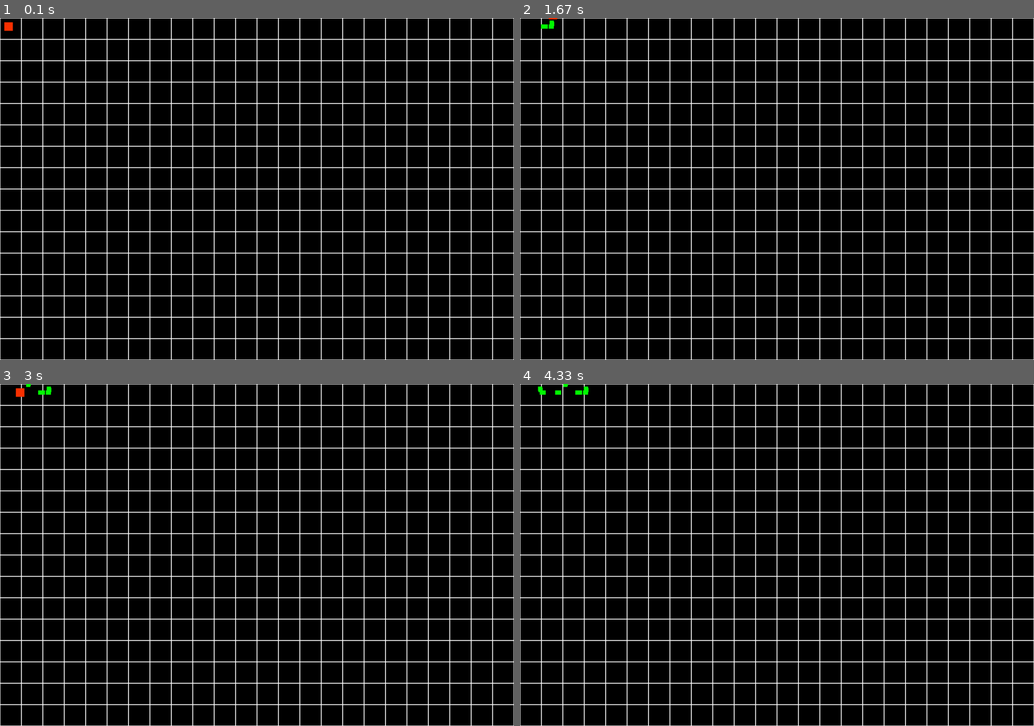
Above: before the commit, frames 1-4 (two rows, left to right).
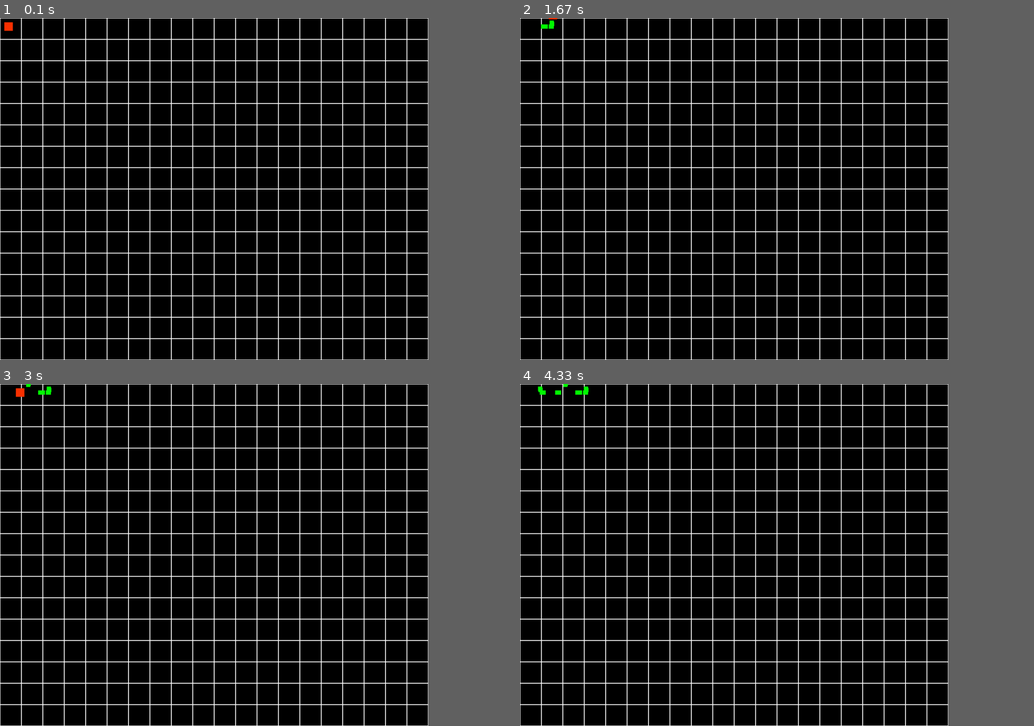
Above: after the commit, the same moments.

Repository: will-hd/Tank-Trouble
Game: pygame game, started from run.py
Two runs of this game, one before a commit and one after it. Both use one fixed random seed, a clock stepped at 60 frames per second and the inputs below.
Inputs:
- Up to frame 1 (0.1 s): no input
- Up to frame 2 (1.67 s): tap F at 0.33, 0.73, 1.03, 1.23, 1.57 s; hold Right 0.67-1.13 s; hold Up 1.17-1.47 s; hold Right from 1.5 s (still down)
- Up to frame 3 (3 s): tap F at 1.87, 2.07, 2.37, 2.63, 2.97 s; release Right at 1.97 s; hold Left 2-2.53 s; hold Down 2.57-2.87 s; hold Left from 2.9 s (still down)
- Up to frame 4 (4.33 s): tap F at 3.27, 3.4, 3.8, 4.1 s; release Left at 3.3 s; hold Up 3.33-3.7 s; hold Right from 3.73 s (still down)
In our replay, the window is 900x600 before the commit and 750x600 after it. These sizes can differ from the game's own. Grey fills any space a smaller window leaves; there, only what the larger window draws over its background counts as a difference.

The runs differ from the first frame. In frame 1, 2.1% of the frame differs, in the area x 83-100%, y 0-100%; in frame 2, 2.1%; in frame 3, 2.1%; in frame 4, 2.1%.

Commit message:
feat: added constants.py

Diff:
--- a/bullets.py
+++ b/bullets.py
@@ -1,4 +1,5 @@
 import pygame
+import constants
 
 class Bullet(pygame.sprite.Sprite):
     def __init__(self, pos_x: float, pos_y: float) -> None:
@@ -11,3 +12,6 @@
 
     def update(self):
         self.rect.x += 1
+
+        if self.rect.x >= constants.DISPLAY_WIDTH:
+            self.kill()
--- /dev/null
+++ b/constants.py
@@ -0,0 +1,2 @@
+DISPLAY_HEIGHT = 800
+DISPLAY_WIDTH = 1000
--- a/run.py
+++ b/run.py
@@ -2,19 +2,20 @@
 import numpy as np
 from tank import Tank
 from bullets import Bullet
+import constants
 
 # Initialise pygame
 pygame.init()
 
 class Game():
-    def __init__(self) -> None:
+    def __init__(self, DISPLAY_WIDTH, DISPLAY_HEIGHT) -> None:
         self.clock = pygame.time.Clock()
 
-        self.DISPLAY_WIDTH, self.DISPLAY_HEIGHT = 1200, 800
+        self.display_width, self.display_height = DISPLAY_WIDTH, DISPLAY_HEIGHT
 
         # Create screen
-        self.screen = pygame.display.set_mode((self.DISPLAY_WIDTH, self.DISPLAY_HEIGHT))
-        self.backdrop = pygame.Surface([self.DISPLAY_WIDTH, self.DISPLAY_HEIGHT])
+        self.screen = pygame.display.set_mode((self.display_width, self.display_height))
+        self.backdrop = pygame.Surface([self.display_width, self.display_height])
         self.backdrop_box = self.screen.get_rect()
 
         self.add_tank()
@@ -66,12 +67,16 @@
 
         BLOCKSIZE = 50 #Set the size of the grid block
 
-        for x in range(0, self.DISPLAY_WIDTH, BLOCKSIZE):
-            for y in range(0, self.DISPLAY_HEIGHT, BLOCKSIZE):
+        for x in range(0, self.display_width, BLOCKSIZE):
+            for y in range(0, self.display_height, BLOCKSIZE):
 
                 rect = pygame.Rect(x, y, BLOCKSIZE, BLOCKSIZE)
                 pygame.draw.rect(self.screen, (255, 255, 255), rect, 1)
 
 if __name__ == '__main__':
-    g = Game()
+    g = Game(
+        DISPLAY_WIDTH=constants.DISPLAY_WIDTH,
+        DISPLAY_HEIGHT=constants.DISPLAY_HEIGHT
+        )
+
     g.run()
